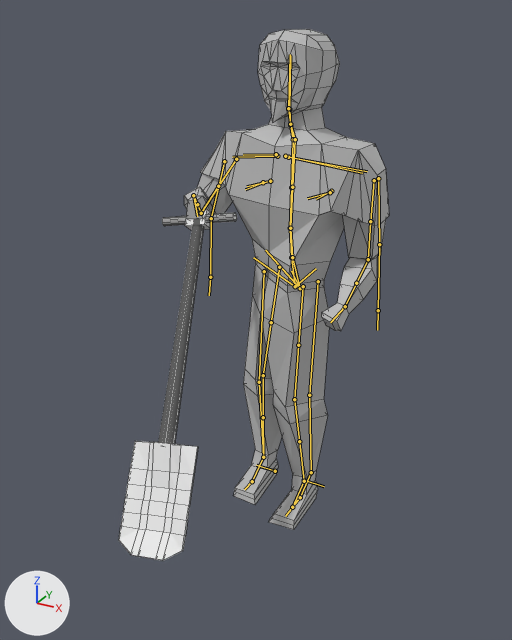
The Blender file ANIMATIONS/digging.blend as it was, and as the next commit left it.
Camera for both pictures: a camera (50 mm lens) standing at (1.16, -2.39, 1.98) and looking at (0.06, -0.37, 0.97). Arrows for +X, +Y and +Z are at lower left; the lights stay in place. Both versions are drawn at frame 65 of the action 'rigAction'; the numbers are the values there. The bones that bend it are drawn over the model as lines. Mesh edges are drawn as thin lines.
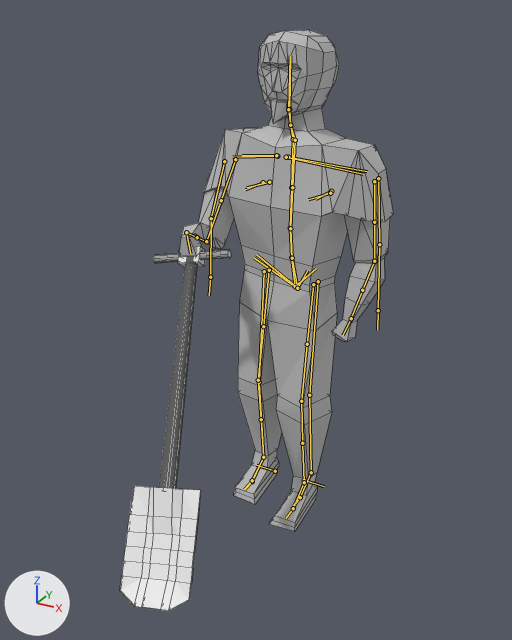
Where the change shows, as pixel boxes [x1, y1, x2, y2] in the pictures (512 x 640 px):
'Cube', posed: before [184, 29, 389, 530]; after [179, 30, 393, 531]
'Cube.027', posed: before [119, 209, 237, 560]; after [120, 246, 231, 611]

What the commit changed:
Bone 'hips' (bone_hips) turns from (0, 0, -41) to (0, 0, -16) degrees about its own x, y and z.
Bone 'forearm_tweak.L' (bone_forearm_tweak_l) moves from (0.077, 0.114, 0.141) to (0.051, 0.039, -0.002).
Bone 'hand_ik.L' (bone_hand_ik_l) moves from (-0.086, -0.122, 0.045) to (-0.086, -0.05, -0.03).
Bone 'hand_ik.L' (bone_hand_ik_l) turns from (-17, 22, 49) to (13, 7, 22) degrees about its own x, y and z.
Bone 'hand_ik.R' (bone_hand_ik_r) moves from (0.068, -0.207, 0.405) to (0.092, -0.298, 0.288).
Bone 'hand_ik.R' (bone_hand_ik_r) turns from (13, -6, 3) to (13, -9, 0) degrees about its own x, y and z.
Bone 'foot_ik.L' (bone_foot_ik_l) moves from (0.0, -0.073, 0.0) to (0.004, -0.081, 0.0).
Bone 'foot_ik.L' (bone_foot_ik_l) turns from (0, 0, 0) to (0, 0, 1) degrees about its own x, y and z.
